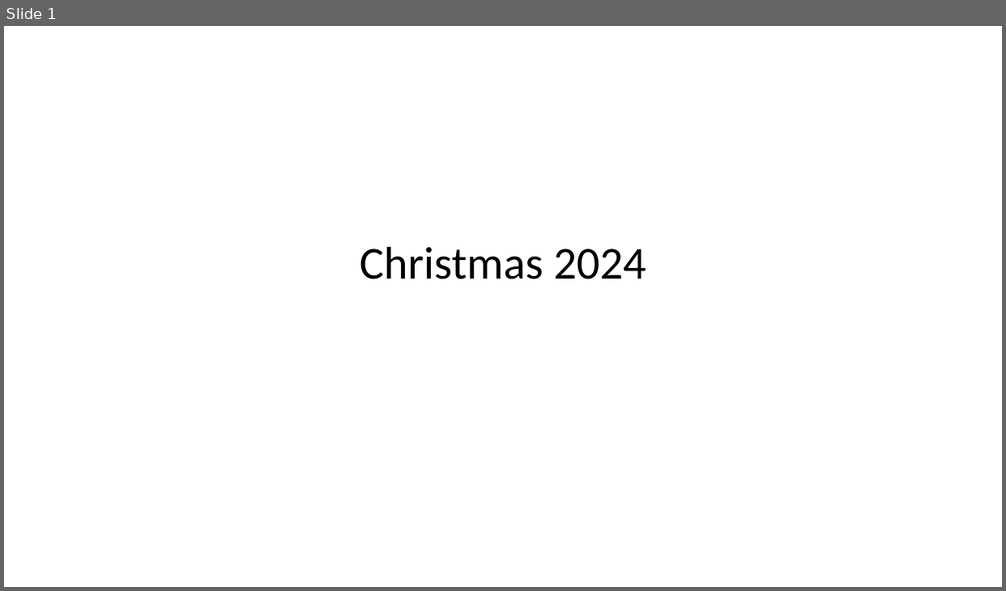
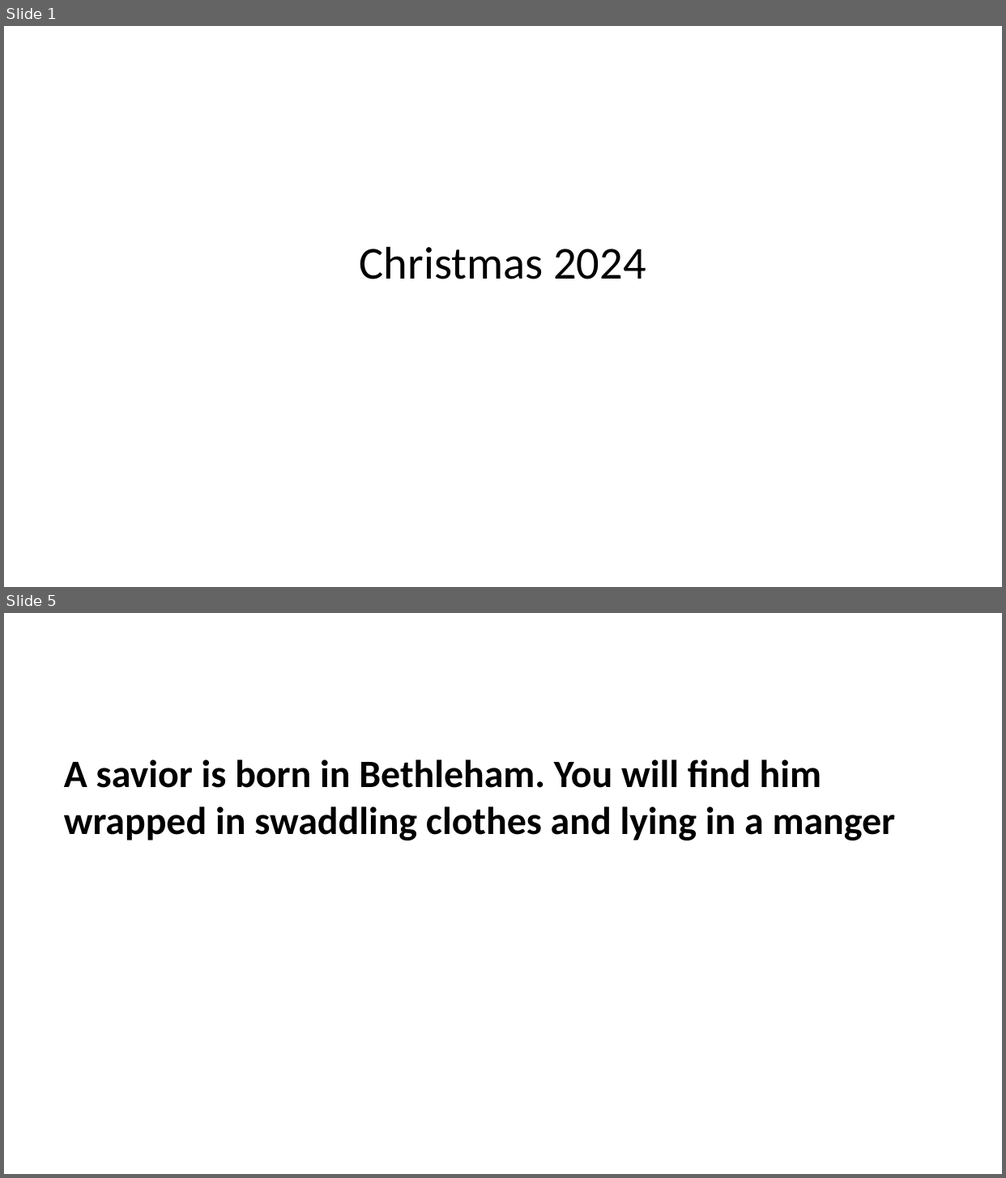
Before and after one commit to jcsalo/patient_education, a slide deck: christmas2004.pptx. Shown one above the other, each under a label of ours: slide 1 before the commit, slides 1 and 5 after it; the slides between them are not shown. The pictures are 1006x591 and 1006x1178 pixels, drawn with LibreOffice and Linux fonts; fonts in the diff are those of the drawing. Boxes give left, top, right and bottom in pixels: in the first picture for what was removed or moved away, otherwise in the second. Text is boxed around its words. In the diff, an @@ line names an element or a change of style, - is before the commit and + after.

```diff
--- a/christmas2004.pptx
+++ b/christmas2004.pptx
@@ slide 5 added at [4, 613, 1002, 1174], background #FFFFFF @@
@@ text added at [64, 760, 896, 841], 28 pt, text #000000, bold @@
+A savior is born in Bethleham. You will find him wrapped in swaddling clothes and lying in a manger
```
Also in this commit, not shown: 11 other slides added, 41 other files.
